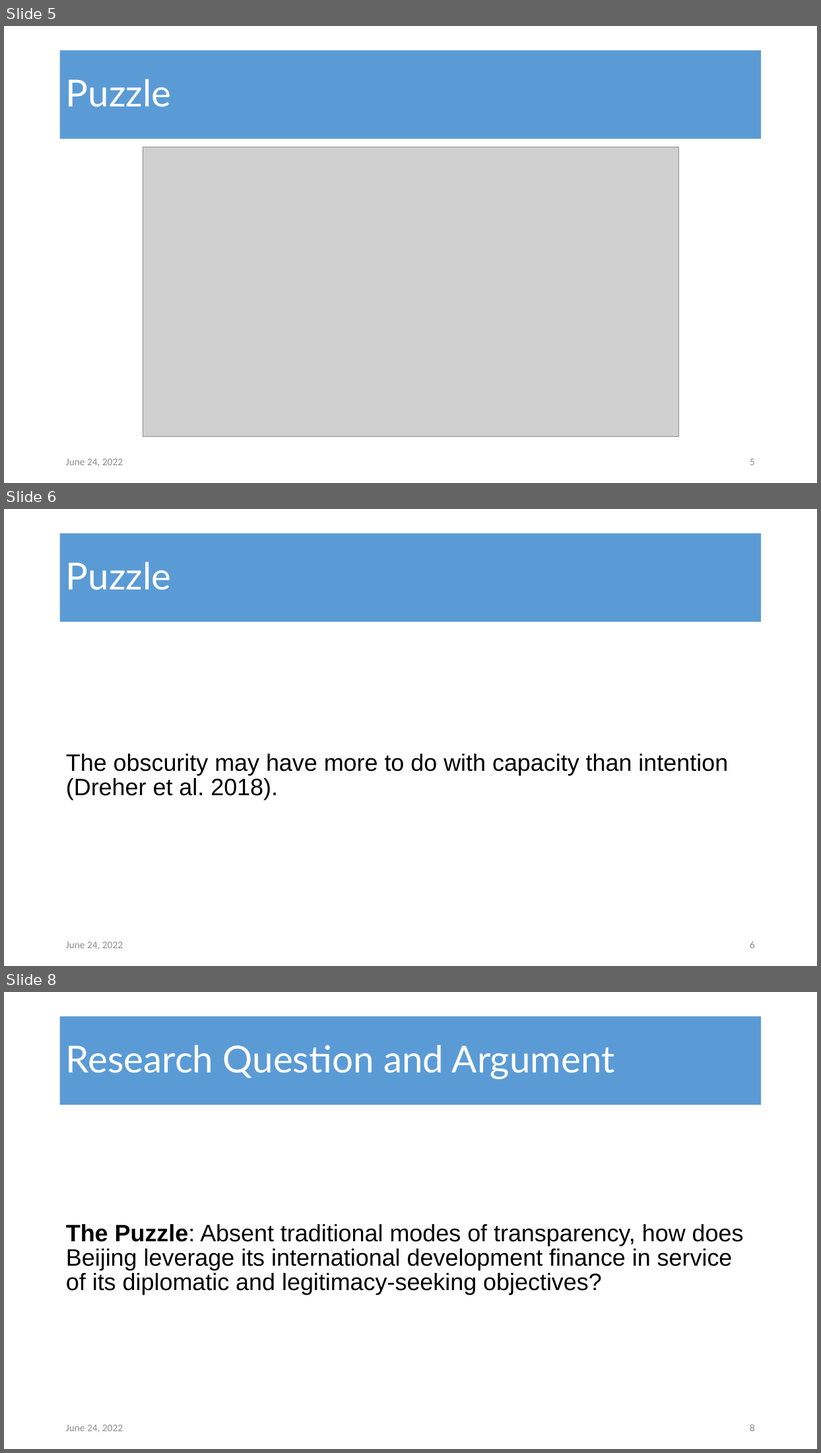
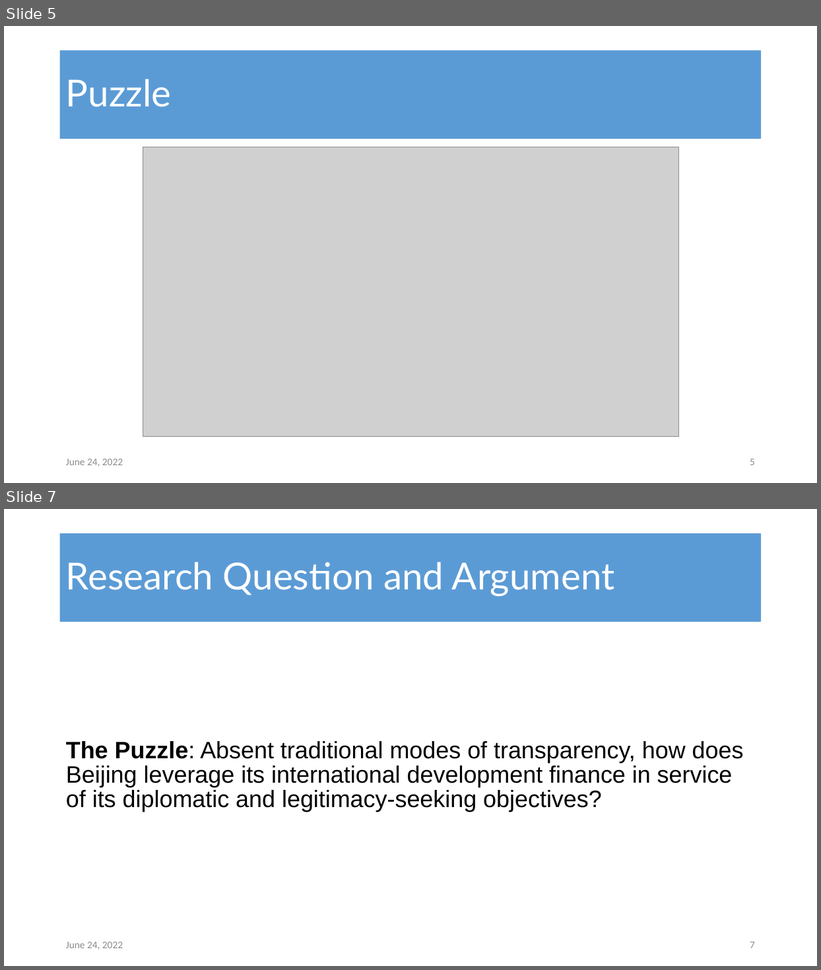
Before and after one commit to milesdwilliams15/chinese_media_and_foreign_aid, a slide deck: 05_Presentation/aiddata_presentation.pptx. Shown one above the other, each under a label of ours: slides 5, 6 and 8 before the commit, slides 5 and 7 after it; the slides between them are not shown. The pictures are 821x1453 and 821x970 pixels, drawn with LibreOffice and Linux fonts; fonts in the diff are those of the drawing; grey boxes stand for pictures. Boxes give left, top, right and bottom in pixels: in the first picture for what was removed or moved away, otherwise in the second. Text is boxed around its words. In the diff, an @@ line names an element or a change of style, - is before the commit and + after.

```diff
--- a/05_Presentation/aiddata_presentation.pptx
+++ b/05_Presentation/aiddata_presentation.pptx
@@ slide 6 removed at <box>4,509,817,966</box>, background #FFFFFF @@
@@ title removed at <box>60,533,762,622</box> @@
-Puzzle
@@ text removed at <box>66,754,728,800</box> @@
-The obscurity may have more to do with capacity than intention (Dreher et al. 2018).
@@ text removed at <box>66,942,123,950</box> @@
-June 24, 2022
@@ page number removed at <box>750,941,755,949</box> @@
-6
@@ what was slide 8 is now slide 7 @@
@@ page number at <box>750,942,755,949</box>: text changed @@
-8
+7
```
Also in this commit, not shown: 5 slides changed, 7 other files.
